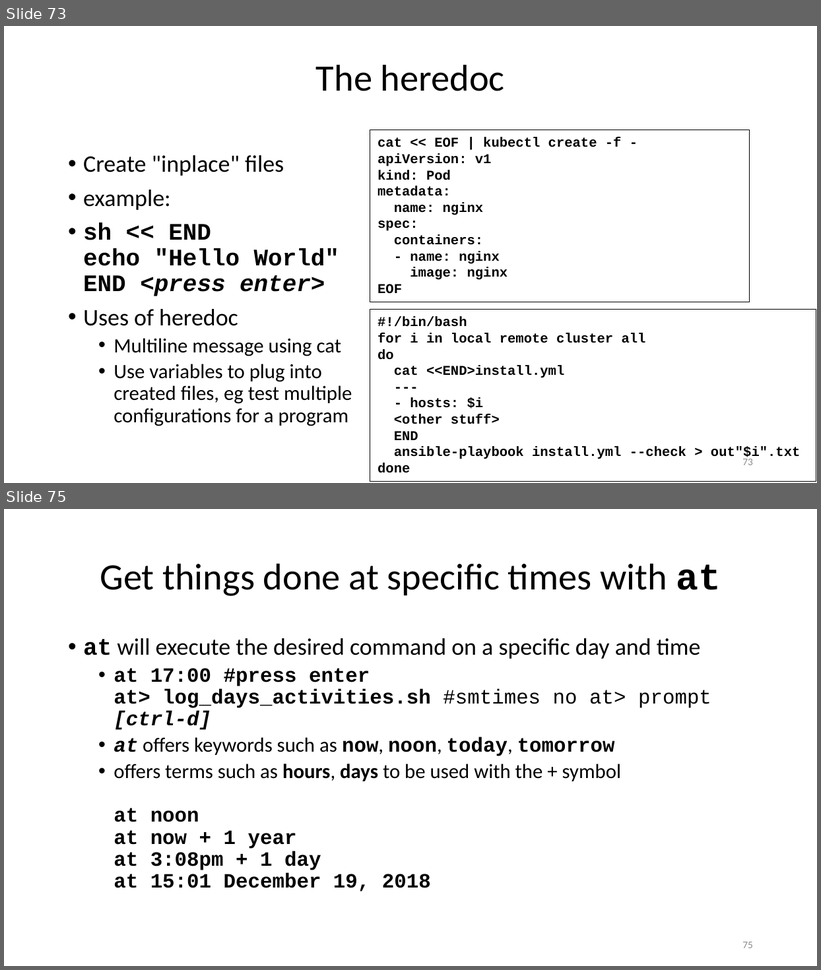
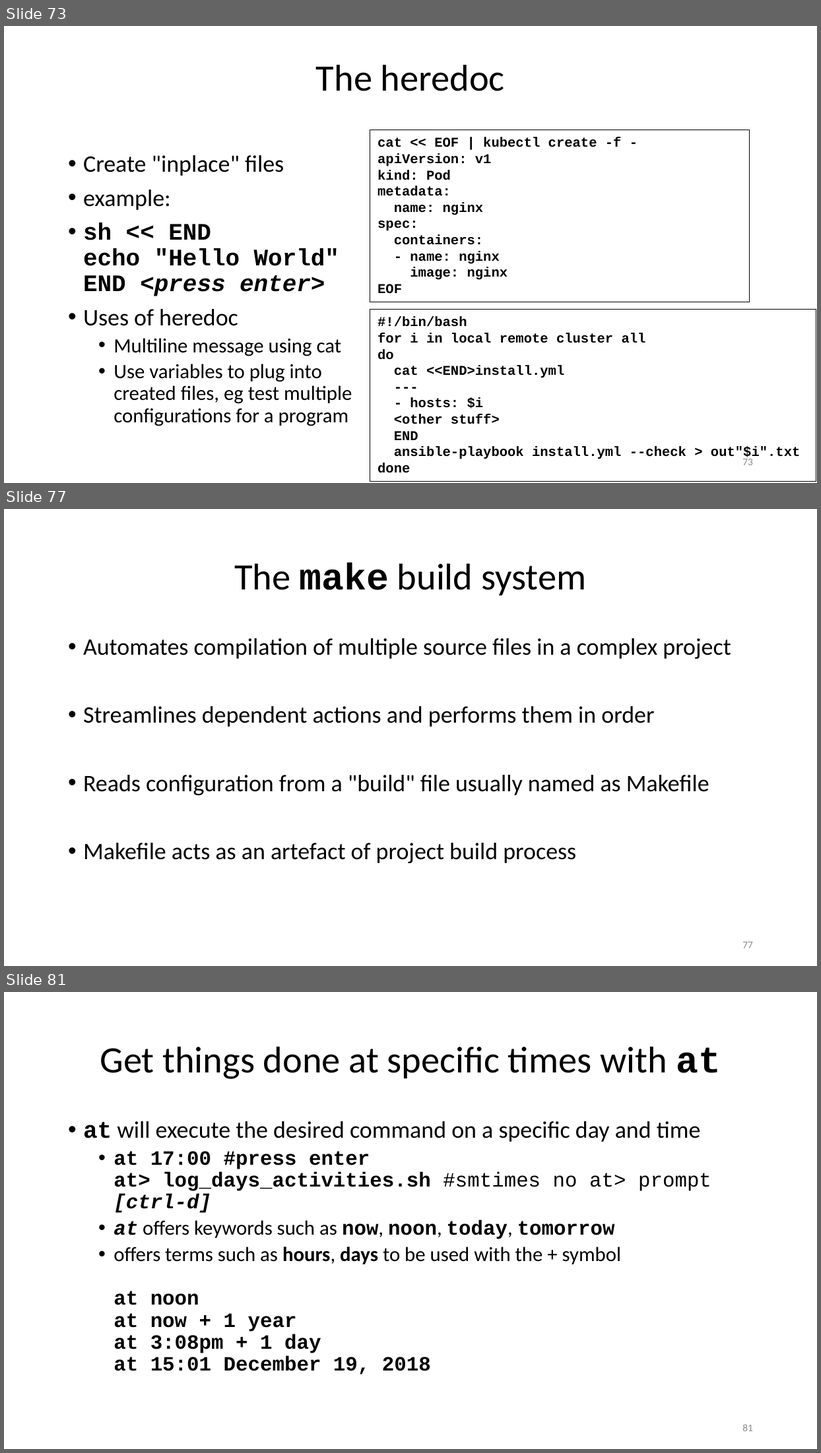
Before and after one commit to ketancmaheshwari/lisa19, a slide deck: lpt_LISA.pptx. Shown one above the other, each under a label of ours: slides 73 and 75 before the commit, slides 73, 77 and 81 after it; the slides between them are not shown. The pictures are 821x970 and 821x1453 pixels, drawn with LibreOffice and Linux fonts; fonts in the diff are those of the drawing. Boxes give left, top, right and bottom in pixels: in the first picture for what was removed or moved away, otherwise in the second. Text is boxed around its words. In the diff, an @@ line names an element or a change of style, - is before the commit and + after.

```diff
--- a/lpt_LISA.pptx
+++ b/lpt_LISA.pptx
@@ slide 77 added at [4,509,817,966], background #FFFFFF @@
@@ title added at [234,562,586,595], 33 pt, text #000000 @@
+The make build system
@@ text added at [83,638,731,863], 21 pt, text #000000 @@
+• Automates compilation of multiple source files in a complex project
+• Streamlines dependent actions and performs them in order
+• Reads configuration from a "build" file usually named as Makefile
+• Makefile acts as an artefact of project build process
@@ page number added at [743,942,753,949], 9 pt, text #8C8C8C @@
+77
@@ what was slide 75 is now slide 81 @@
@@ page number at [743,1424,753,1432]: text changed @@
-75
+81
```
Also in this commit, not shown: 3 slides changed, 5 other slides added, 1 other file.
